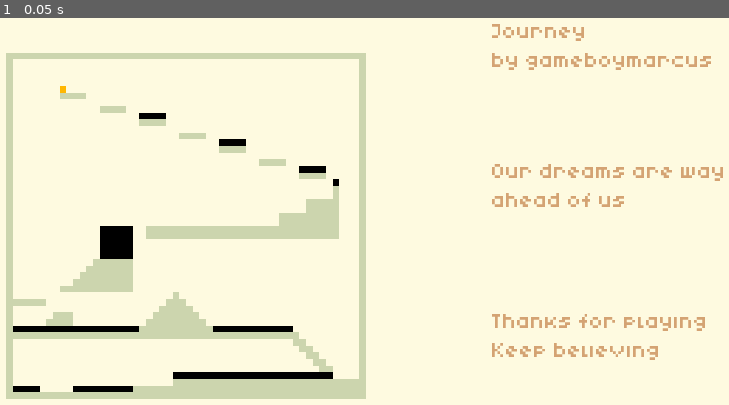
Above: before the commit, frame 1.
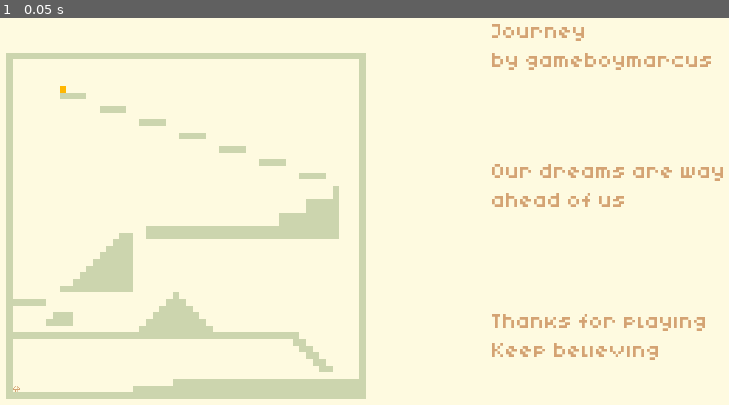
Above: after the commit, the same moment.

Repository: msanatan/Journey
Game: Godot game, scene res://scenes/Main.tscn
Two runs of this game, one before a commit and one after it. Both use one fixed random seed, a clock stepped at 60 frames per second and the inputs below.
Inputs:
- Up to frame 1 (0.05 s): no input

The runs differ from the first frame. In frame 1, 1.6% of the frame differs, in the area x 1-47%, y 24-97%.

Commit message:
Add collisions to tiles so the player won't fall
We also hide the story triggers, so the stage is all set!

Diff:
--- a/scenes/Main.tscn
+++ b/scenes/Main.tscn
@@ -14,6 +14,9 @@
 [sub_resource type="Theme" id=2]
 default_font = SubResource( 1 )
 
+[sub_resource type="ConvexPolygonShape2D" id=4]
+points = PoolVector2Array( 0, 0, 16, 0, 16, 16, 0, 16 )
+
 [sub_resource type="TileSet" id=3]
 0/name = "Platform.png 0"
 0/texture = ExtResource( 2 )
@@ -25,9 +28,16 @@
 0/navigation_offset = Vector2( 0, 0 )
 0/shape_offset = Vector2( 0, 0 )
 0/shape_transform = Transform2D( 1, 0, 0, 1, 0, 0 )
+0/shape = SubResource( 4 )
 0/shape_one_way = false
-0/shape_one_way_margin = 0.0
-0/shapes = [  ]
+0/shape_one_way_margin = 1.0
+0/shapes = [ {
+"autotile_coord": Vector2( 0, 0 ),
+"one_way": false,
+"one_way_margin": 1.0,
+"shape": SubResource( 4 ),
+"shape_transform": Transform2D( 1, 0, 0, 1, 0, 0 )
+} ]
 0/z_index = 0
 
 [node name="Main" type="Node"]
@@ -78,7 +88,7 @@
 cell_quadrant_size = 4
 cell_custom_transform = Transform2D( 16, 0, 0, 16, 0, 0 )
 format = 1
-tile_data = PoolIntArray( 458757, 0, 0, 458758, 0, 0, 458759 …(4998 unchanged characters)… , 0, 3080250, 0, 0, 3145733, 0, 0, 3145739, 0, 0, 3145740, 0, 0, 3145741, 0, 0, 3145742, 0, 0, 3145753, 0, 0, 3145754, 0, 0, 3145755, 0, 0,  …(2940 unchanged characters)…
+tile_data = PoolIntArray( 458757, 0, 0, 458758, 0, 0, 458759 …(4998 unchanged characters)… , 0, 3080250, 0, 0, 3145733, 0, 0, 3145753, 0, 0, 3145754, 0, 0, 3145755, 0, 0,  …(2940 unchanged characters)…
 
 [node name="Goal" parent="." instance=ExtResource( 3 )]
 position = Vector2( 216, 296 )
@@ -87,6 +97,7 @@
 position = Vector2( 104, 1016 )
 
 [node name="StoryTriggers" type="Node2D" parent="."]
+visible = false
 
 [node name="StoryTrigger01" parent="StoryTriggers" instance=ExtResource( 6 )]
 position = Vector2( 128, 1016 )
Not shown: 1 places in scenes/Main.tscn that only renumber resources
